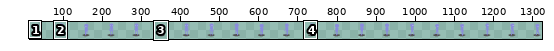
A sprite sheet gets an edit: Project/Content/Sprites/Player/player.png. The first picture is a wide view before the edit; the outline marks the close-up.
Close-up. Before the commit:
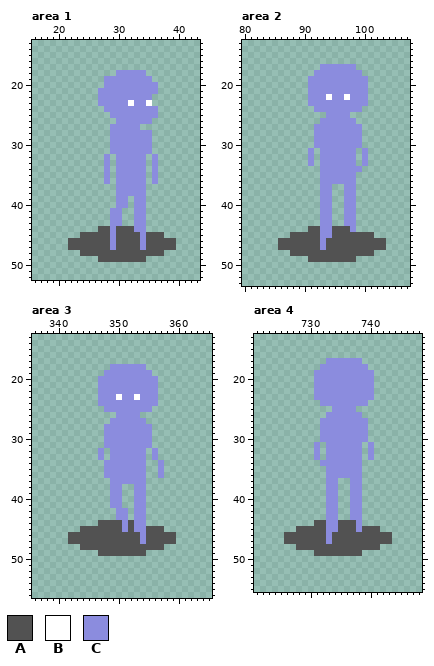
The file is 1344x64 pixels. Shown: area 1: x 16..43, y 13..52; area 2: x 80..107, y 13..53; area 3: x 336..365, y 13..56; area 4: x 721..748, y 13..55. The wide view leaves out empty margins. The commit also changed other parts of the picture, which this record leaves out.
Palette (. is transparent): A #525252  B #ffffff  C #8b8cde
New version:
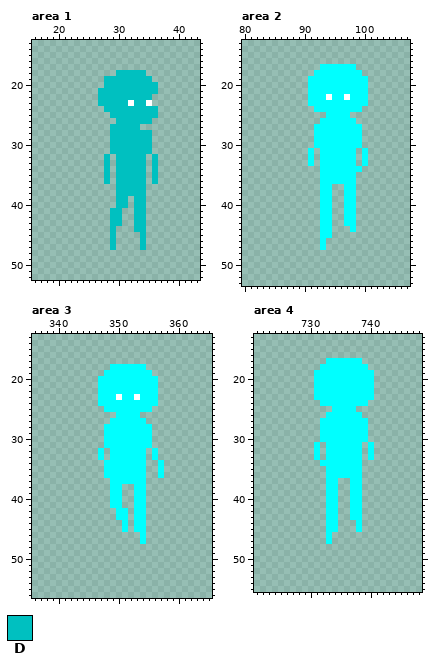
Colours new in this view: D #00c0c0
Changes in this commit:
Colour C changes from #8b8cde to #00ffff.
Area 1:
The edit turns colour C into colour D in row 18 at x 30 to 34; in row 19 at x 28 to 35; in row 20 at x 28 to 36; in row 21 at x 27 to 36; in row 22 at x 27 to 35; in row 23 at x 27 to 31 and 33 to 34.
The edit turns colour C into colour D in row 24 at x 28 to 36; in row 25 at x 29 to 36; in row 26 at x 30 to 35; in row 27 at x 29 to 33; in rows 28 to 31 at x 29 to 35; in rows 32 to 36 at x 28, 30 to 34 and 36.
The edit turns colour C into colour D in rows 37 to 38 at x 30 to 34; in rows 39 to 40 at x 30 to 31 and 33 to 34; in rows 41 to 43 at x 29 to 30 and 33 to 34; in row 44 at x 29 and 33 to 34; in rows 45 to 47 at x 29 and 34.
Colour A is removed in row 44 at x 27 to 28 and 30 to 32; in row 45 at x 24 to 28, 30 to 33 and 35 to 37; in rows 46 to 47 at x 22 to 28, 30 to 33 and 35 to 39; in row 48 at x 24 to 37; in row 49 at x 27 to 34.
Area 2:
Colour A is removed in row 44 at x 91 to 92 and 95 to 97; in row 45 at x 88 to 92 and 95 to 101; in rows 46 to 47 at x 86 to 92 and 94 to 103; in row 48 at x 88 to 101; in row 49 at x 91 to 98.
Area 3:
Colour A is removed in row 44 at x 347 to 350 and 352; in row 45 at x 344 to 350, 352 and 355 to 357; in rows 46 to 47 at x 342 to 353 and 355 to 359; in row 48 at x 344 to 357; in row 49 at x 347 to 354.
Area 4:
Colour A is removed in row 44 at x 731 to 732 and 735 to 737; in row 45 at x 728 to 732, 735 to 737 and 739 to 741; in rows 46 to 47 at x 726 to 732 and 734 to 743; in row 48 at x 728 to 741; in row 49 at x 731 to 738.
Boxes around the changes in both close-ups, in picture pixels (x1, y1, x2, y2):
changed: (68, 70, 176, 262)
changed: (278, 64, 386, 262)
changed: (68, 364, 176, 556)
changed: (284, 358, 392, 556)
